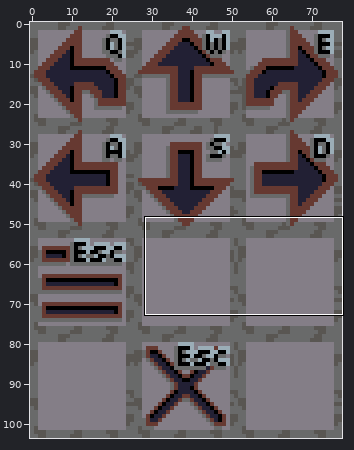
File history of a sprite sheet, src/client/img/buttons/buttons_disabled.png. Above, an overview of the earlier version with the close-up marked.
Close-up. Earlier state:
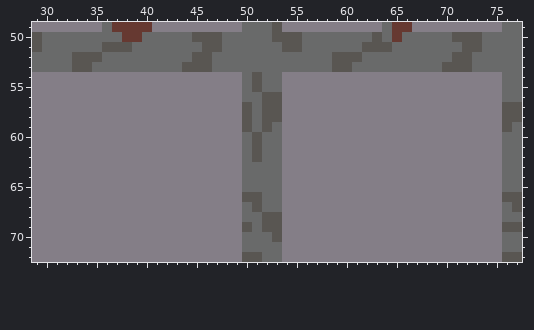
The file is 78x104 pixels. Shown: x 29..77, y 49..72.
After the commit:
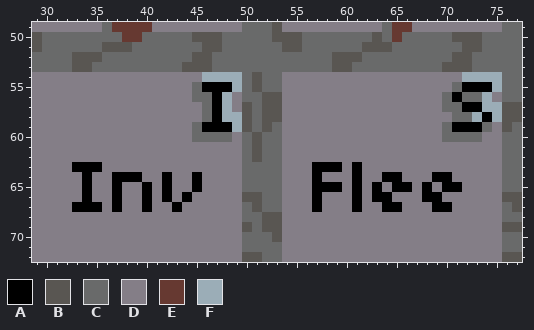
Palette (. is transparent): A #000000  B #595652  C #696a6a  D #847e87  E #663931  F #9badb7
Edits made:
y 54: x 46..49 DDDD -> FFFF; x 72..75 DDDD -> FFFF
y 55: x 45..49 DDDDD -> CAAAF; x 71..75 DDDDD -> CAAAF
y 56: x 45..48 DDDD -> CCAF; x 70..74 DDDDD -> CACCF
y 57: x 46..48 DDD -> CAF; x 70..75 DDDDDD -> CCAAFF
y 58: x 46..49 DDDD -> CAFF; x 71..75 DDDDD -> CCFAF
y 59: x 45..49 DDDDD -> CAAAF; x 70..74 DDDDD -> CAAAC
y 60: x 45..48 DDDD -> CCCC; x 70..73 DDDD -> CCCC
y 63: x 33..35 DDD -> AAA; x 57..59 DDD -> AAA; x 61 D -> A
y 64: x 34 D -> A; x 37..39 DDD -> AAA; x 42 D -> A; x 45 D -> A; x 57 D -> A; x 61 D -> A; x 64..65 DD -> AA; x 69..70 DD -> AA
y 65: x 34 D -> A; x 37 D -> A; x 40 D -> A; x 42 D -> A; x 45 D -> A; x 57..59 DDD -> AAA; x 61 D -> A; x 63 D -> A; x 65..66 DD -> AA; x 68 D -> A; x 70..71 DD -> AA
y 66: x 34 D -> A; x 37 D -> A; x 40 D -> A; x 42 D -> A; x 44 D -> A; x 57 D -> A; x 61 D -> A; x 63..64 DD -> AA; x 68..69 DD -> AA
y 67: x 33..35 DDD -> AAA; x 37 D -> A; x 40 D -> A; x 43 D -> A; x 57 D -> A; x 61 D -> A; x 64..65 DD -> AA; x 69..70 DD -> AA
Boxes around the changes in both close-ups, in picture pixels (x1, y1, x2, y2):
changed: (192, 72, 242, 142)
changed: (442, 72, 502, 142)
changed: (72, 162, 202, 212)
changed: (312, 162, 462, 212)
